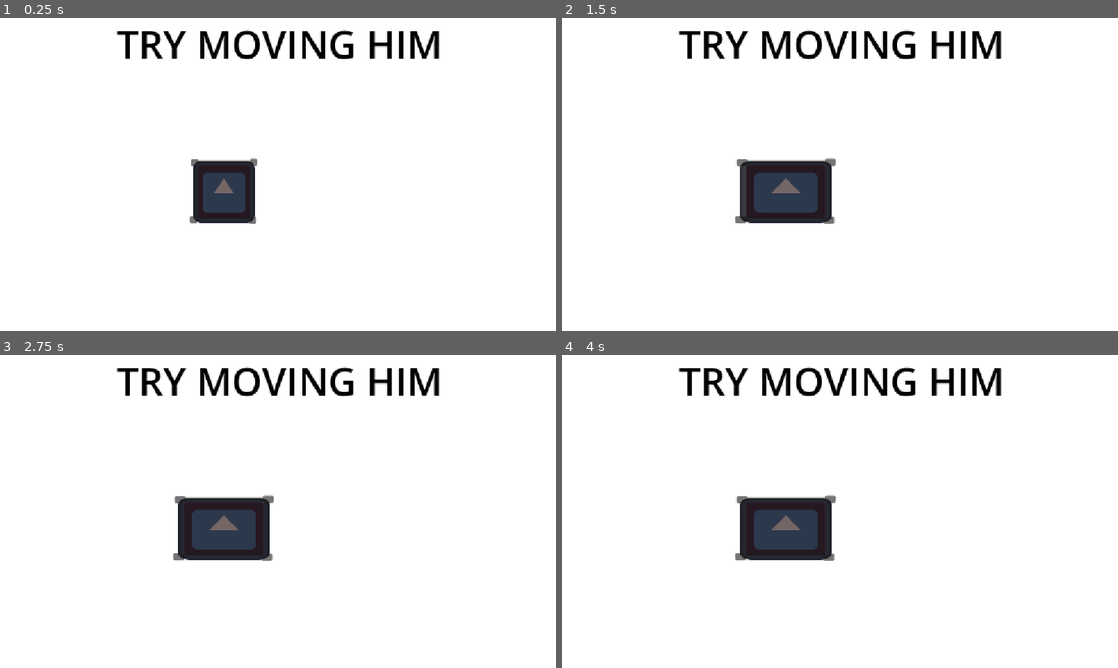
Above: before the commit, frames 1-4 (two rows, left to right).
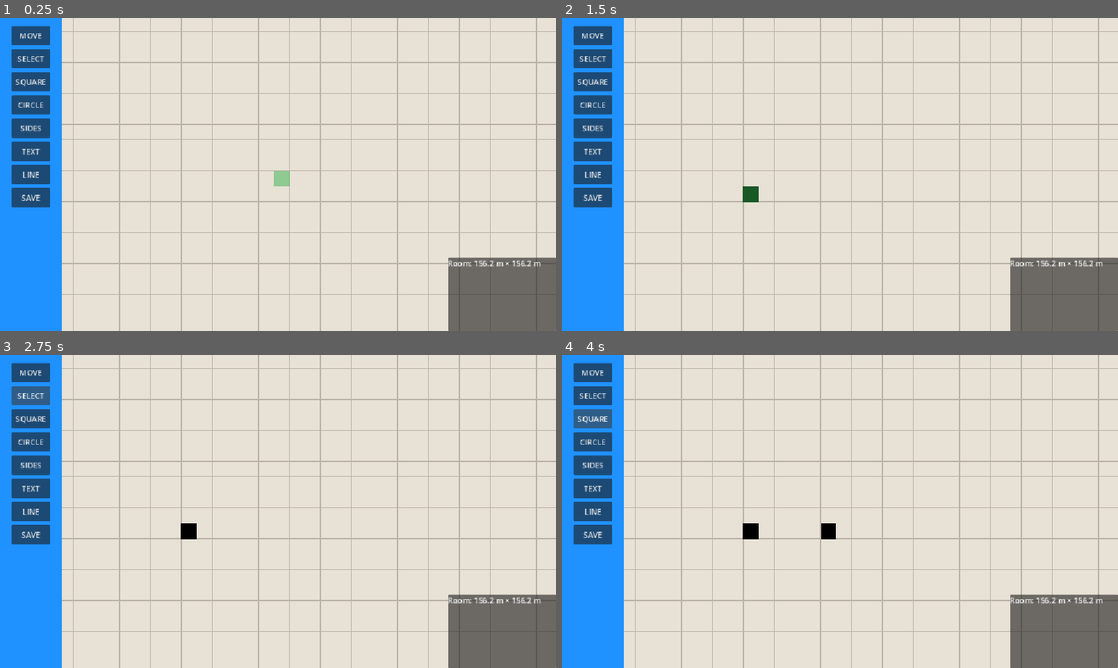
Above: after the commit, the same moments.

Repository: TomasUrena/Blueprints-of-The-Mind
Game: Godot game, scene res://SCENES/room.tscn
Two runs of this game, one before a commit and one after it. Both use one fixed random seed, a clock stepped at 60 frames per second and the inputs below. Before the commit the project starts from res://main.tscn. The engine's default icon, where the game draws it, is replaced by a stand-in: a white triangle on a blue panel in a dark square.
Inputs (mouse positions are in pixels of both pictures, inside the frame that each line leads up to; where the layout moved, square brackets give the same spot in the first picture):
- Up to frame 1 (0.25 s): no input
- Up to frame 2 (1.5 s): click (595, 36) [784, 190] at 0.5 s; click (756, 190) at 1.27 s
- Up to frame 3 (2.75 s): click (33, 395) at 2 s, where only the run after the commit has a clickable "SELECT"
- Up to frame 4 (4 s): click (828, 527) at 2.77 s; click (595, 417) at 3.5 s, where only the run after the commit has a clickable "SQUARE"

The runs differ from the first frame. In frame 1, 100% of the frame differs, in the area x 0-100%, y 0-100%; in frame 2, 100%; in frame 3, 100%; in frame 4, 100%.

Commit message:
home changes

Diff:
--- a/blueprints/hud.tscn
+++ b/blueprints/SCENES/hud.tscn
@@ -1,34 +1,41 @@
 [gd_scene format=3 uid="uid://wp323dcbqdyn"]
 
-[ext_resource type="Script" uid="uid://d3vd6jj8tk3vt" path="res://hud.gd" id="1_37p78"]
+[ext_resource type="Script" uid="uid://d3vd6jj8tk3vt" path="res://SCRIPTS/hud.gd" id="1_l7brr"]
 
 [node name="HUD" type="CanvasLayer" unique_id=2061913932]
-script = ExtResource("1_37p78")
+script = ExtResource("1_l7brr")
 
 [node name="Control" type="Control" parent="." unique_id=1514790726]
 layout_mode = 3
 anchors_preset = 15
 anchor_right = 1.0
 anchor_bottom = 1.0
+offset_left = 928.0
+offset_top = 496.0
 grow_horizontal = 2
 grow_vertical = 2
 
 [node name="PanelContainer" type="PanelContainer" parent="Control" unique_id=2091644025]
 layout_mode = 0
-offset_right = 40.0
-offset_bottom = 40.0
+offset_right = 224.0
+offset_bottom = 152.0
 
 [node name="VBoxContainer" type="VBoxContainer" parent="Control/PanelContainer" unique_id=1840584884]
 layout_mode = 2
+metadata/_edit_lock_ = true
 
 [node name="RoomSize" type="Label" parent="Control/PanelContainer/VBoxContainer" unique_id=1259227630]
 layout_mode = 2
+metadata/_edit_lock_ = true
 
 [node name="SelectedItem" type="Label" parent="Control/PanelContainer/VBoxContainer" unique_id=1348658026]
 layout_mode = 2
+metadata/_edit_lock_ = true
 
 [node name="WIDTH" type="Label" parent="Control/PanelContainer/VBoxContainer" unique_id=1434525728]
 layout_mode = 2
+metadata/_edit_lock_ = true
 
 [node name="DEPTH" type="Label" parent="Control/PanelContainer/VBoxContainer" unique_id=1776470652]
 layout_mode = 2
+metadata/_edit_lock_ = true
--- a/blueprints/main.tscn
+++ b/blueprints/SCENES/main.tscn
@@ -1,10 +1,10 @@
 [gd_scene format=3 uid="uid://bm62ndmk54vdr"]
 
-[ext_resource type="Script" uid="uid://d1v3ni0g1btbq" path="res://main.gd" id="1_0xm2m"]
-[ext_resource type="PackedScene" uid="uid://xcbxtqxojoox" path="res://objects.tscn" id="1_ig7tw"]
+[ext_resource type="Script" uid="uid://d1v3ni0g1btbq" path="res://SCRIPTS/main.gd" id="1_aqk0q"]
+[ext_resource type="PackedScene" uid="uid://xcbxtqxojoox" path="res://SCENES/objects.tscn" id="2_vrp8q"]
 
 [node name="main" type="Node2D" unique_id=638750390]
-script = ExtResource("1_0xm2m")
+script = ExtResource("1_aqk0q")
 
 [node name="BACKGROUND" type="ColorRect" parent="." unique_id=1973483578]
 offset_left = -8.0
@@ -24,6 +24,6 @@
 [node name="Camera2D" type="Camera2D" parent="." unique_id=1821214094]
 position = Vector2(568, 326)
 
-[node name="OBJECTS" parent="." unique_id=1003815310 instance=ExtResource("1_ig7tw")]
+[node name="OBJECTS" parent="." unique_id=1003815310 instance=ExtResource("2_vrp8q")]
 z_index = 5
 position = Vector2(456, 362)
--- a/blueprints/objects.tscn
+++ b/blueprints/SCENES/objects.tscn
@@ -1,11 +1,11 @@
 [gd_scene format=3 uid="uid://xcbxtqxojoox"]
 
-[ext_resource type="Texture2D" uid="uid://c5i4iwnehljcm" path="res://icon.svg" id="1_wwfwh"]
-[ext_resource type="Script" uid="uid://bj2h6j72wc8e7" path="res://objects.gd" id="2_d2tnk"]
+[ext_resource type="Texture2D" uid="uid://c5i4iwnehljcm" path="res://icon.svg" id="1_adhn3"]
+[ext_resource type="Script" uid="uid://bj2h6j72wc8e7" path="res://SCRIPTS/objects.gd" id="2_u8j2b"]
 
 [node name="OBJECTS" type="Sprite2D" unique_id=1003815310]
-texture = ExtResource("1_wwfwh")
-script = ExtResource("2_d2tnk")
+texture = ExtResource("1_adhn3")
+script = ExtResource("2_u8j2b")
 
 [node name="MOVE" type="Button" parent="." unique_id=1850707191]
 self_modulate = Color(1, 0, 0, 1)
--- /dev/null
+++ b/blueprints/SCENES/room.tscn
@@ -0,0 +1,33 @@
+[gd_scene format=3 uid="uid://bjso1cd3wmdsn"]
+
+[ext_resource type="Script" uid="uid://wa4sbv8plihp" path="res://SCRIPTS/floor.gd" id="1_u7wqj"]
+[ext_resource type="Script" uid="uid://bpth5e2u6rshc" path="res://SCRIPTS/placementmanager.gd" id="2_v7c28"]
+[ext_resource type="Script" uid="uid://ctalcycbx1wbw" path="res://SCRIPTS/camera.gd" id="3_iss4j"]
+[ext_resource type="PackedScene" uid="uid://wp323dcbqdyn" path="res://SCENES/hud.tscn" id="4_ilpgf"]
+[ext_resource type="PackedScene" uid="uid://rfy3ungja78q" path="res://SCENES/toolbar.tscn" id="5_dxgb3"]
+
+[node name="ROOM" type="Node2D" unique_id=189346959]
+
+[node name="FLOOR" type="Node2D" parent="." unique_id=346767433]
+script = ExtResource("1_u7wqj")
+
+[node name="FURNITURE" type="Node2D" parent="." unique_id=1179746061]
+
+[node name="PLACEMENTMANAGER" type="Node2D" parent="." unique_id=1923202987]
+script = ExtResource("2_v7c28")
+
+[node name="CAMERA" type="Camera2D" parent="." unique_id=1269587348]
+limit_left = 0
+limit_top = 0
+limit_right = 10000
+limit_bottom = 10000
+script = ExtResource("3_iss4j")
+
+[node name="HUD" parent="." unique_id=2061913932 instance=ExtResource("4_ilpgf")]
+
+[node name="TOOLBAR" parent="HUD" unique_id=778702165 instance=ExtResource("5_dxgb3")]
+anchors_preset = 9
+anchor_right = 0.0
+offset_right = 128.0
+offset_bottom = 652.0
+grow_horizontal = 1
--- a/blueprints/toolbar.tscn
+++ b/blueprints/SCENES/toolbar.tscn
@@ -17,17 +17,17 @@
 
 [node name="MOVE" type="Button" parent="." unique_id=1857620961]
 layout_mode = 0
-offset_left = 32.0
+offset_left = 24.0
 offset_top = 16.0
-offset_right = 96.0
+offset_right = 104.0
 offset_bottom = 56.0
 text = "MOVE"
 
 [node name="SELECT" type="Button" parent="." unique_id=1555596918]
 layout_mode = 0
-offset_left = 32.0
+offset_left = 24.0
 offset_top = 64.0
-offset_right = 96.0
+offset_right = 104.0
 offset_bottom = 104.0
 text = "SELECT"
 
--- a/blueprints/camera.gd
+++ b/blueprints/SCRIPTS/camera.gd
@@ -10,6 +10,9 @@
 
 func _ready() -> void:
 	position = ROOM_SIZE / 2
+
+var sprint: float = 1.25
+var sprinting: bool = false
 
 func _process(delta: float) -> void:
 	var direction := Vector2.ZERO
@@ -29,6 +32,11 @@
 	if direction != Vector2.ZERO:
 		position += direction.normalized() * move_speed * delta
 
+	if Input.is_action_pressed("Sprint"):
+		move_speed = 1000
+	else:
+		move_speed = 500
+
 
 func _unhandled_input(event: InputEvent) -> void:
 	if event is InputEventMouseButton and event.pressed:
--- a/blueprints/placementmanager.gd
+++ b/blueprints/SCRIPTS/placementmanager.gd
@@ -37,13 +37,19 @@
 
 	queue_redraw()
 
-
+var _pressed: bool = false
 func _input(event: InputEvent) -> void:
+	if get_viewport().gui_get_hovered_control() != null:
+		return
 	if event is InputEventMouseButton:
-		if event.button_index == MOUSE_BUTTON_LEFT and event.pressed:
+		if event.button_index == MOUSE_BUTTON_LEFT:
+			_pressed = event.pressed
 			# Place a furniture item at the snapped position
 			placed_items.append(preview_position)
 			queue_redraw()
+	elif (event is InputEventMouseMotion or event is InputEventKey) and _pressed:
+		placed_items.append(preview_position)
+		queue_redraw()
 
 
 func _draw() -> void:
@@ -51,7 +57,7 @@
 	for item_pos in placed_items:
 		draw_rect(
 			Rect2(item_pos, ITEM_SIZE),
-			Color("#8b6548")
+			Color.BLACK
 		)
 
 	# Draw translucent placement preview
--- a/blueprints/project.godot
+++ b/blueprints/project.godot
@@ -11,7 +11,7 @@
 [application]
 
 config/name="Blueprints"
-run/main_scene="uid://bm62ndmk54vdr"
+run/main_scene="uid://bjso1cd3wmdsn"
 config/features=PackedStringArray("4.7", "Forward Plus")
 config/icon="res://icon.svg"
 
@@ -20,6 +20,14 @@
 window/stretch/mode="canvas_items"
 window/stretch/aspect="expand"
 
+[input]
+
+Sprint={
+"deadzone": 0.2,
+"events": [Object(InputEventKey,"resource_local_to_scene":false,"resource_name":"","device":-1,"window_id":0,"alt_pressed":false,"shift_pressed":false,"ctrl_pressed":false,"meta_pressed":false,"pressed":false,"keycode":0,"physical_keycode":32,"key_label":0,"unicode":32,"location":0,"echo":false,"script":null)
+]
+}
+
 [physics]
 
 3d/physics_engine="Jolt Physics"
@@ -27,3 +35,4 @@
 [rendering]
 
 rendering_device/driver.windows="d3d12"
+environment/defaults/default_clear_color=Color(1, 1, 1, 1)
--- a/blueprints/room.tscn
+++ /dev/null
@@ -1,35 +0,0 @@
-[gd_scene format=3 uid="uid://bjso1cd3wmdsn"]
-
-[ext_resource type="Script" uid="uid://wa4sbv8plihp" path="res://floor.gd" id="1_bisa2"]
-[ext_resource type="Script" uid="uid://bpth5e2u6rshc" path="res://placementmanager.gd" id="2_4o3f6"]
-[ext_resource type="Script" uid="uid://ctalcycbx1wbw" path="res://camera.gd" id="3_4o3f6"]
-[ext_resource type="PackedScene" uid="uid://rfy3ungja78q" path="res://toolbar.tscn" id="4_v5vuv"]
-[ext_resource type="PackedScene" uid="uid://wp323dcbqdyn" path="res://hud.tscn" id="5_ka7wq"]
-
-[node name="ROOM" type="Node2D" unique_id=189346959]
-
-[node name="FLOOR" type="Node2D" parent="." unique_id=346767433]
-script = ExtResource("1_bisa2")
-
-[node name="FURNITURE" type="Node2D" parent="." unique_id=1179746061]
-
-[node name="PLACEMENTMANAGER" type="Node2D" parent="." unique_id=1923202987]
-script = ExtResource("2_4o3f6")
-
-[node name="CAMERA" type="Camera2D" parent="." unique_id=1269587348]
-limit_left = 0
-limit_top = 0
-limit_right = 10000
-limit_bottom = 10000
-script = ExtResource("3_4o3f6")
-
-[node name="TOOLBAR" parent="CAMERA" unique_id=778702165 instance=ExtResource("4_v5vuv")]
-anchors_preset = 9
-anchor_right = 0.0
-offset_left = -576.0
-offset_top = -324.0
-offset_right = -448.0
-offset_bottom = 328.0
-grow_horizontal = 1
-
-[node name="HUD" parent="." unique_id=2061913932 instance=ExtResource("5_ka7wq")]
Renamed: blueprints/camera.gd.uid -> blueprints/SCRIPTS/camera.gd.uid
Renamed: blueprints/floor.gd -> blueprints/SCRIPTS/floor.gd
Renamed: blueprints/floor.gd.uid -> blueprints/SCRIPTS/floor.gd.uid
Renamed: blueprints/hud.gd -> blueprints/SCRIPTS/hud.gd
Renamed: blueprints/hud.gd.uid -> blueprints/SCRIPTS/hud.gd.uid
Renamed: blueprints/main.gd -> blueprints/SCRIPTS/main.gd
Renamed: blueprints/main.gd.uid -> blueprints/SCRIPTS/main.gd.uid
Renamed: blueprints/objects.gd -> blueprints/SCRIPTS/objects.gd
Renamed: blueprints/objects.gd.uid -> blueprints/SCRIPTS/objects.gd.uid
Renamed: blueprints/placementmanager.gd.uid -> blueprints/SCRIPTS/placementmanager.gd.uid
